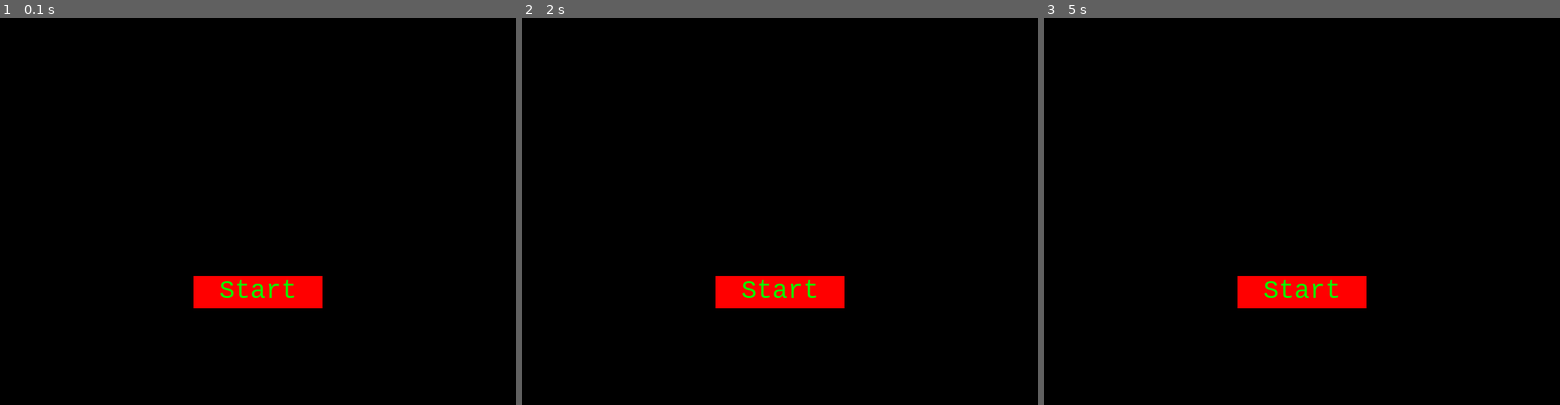
Above: before the commit, frames 1-3 (left to right).
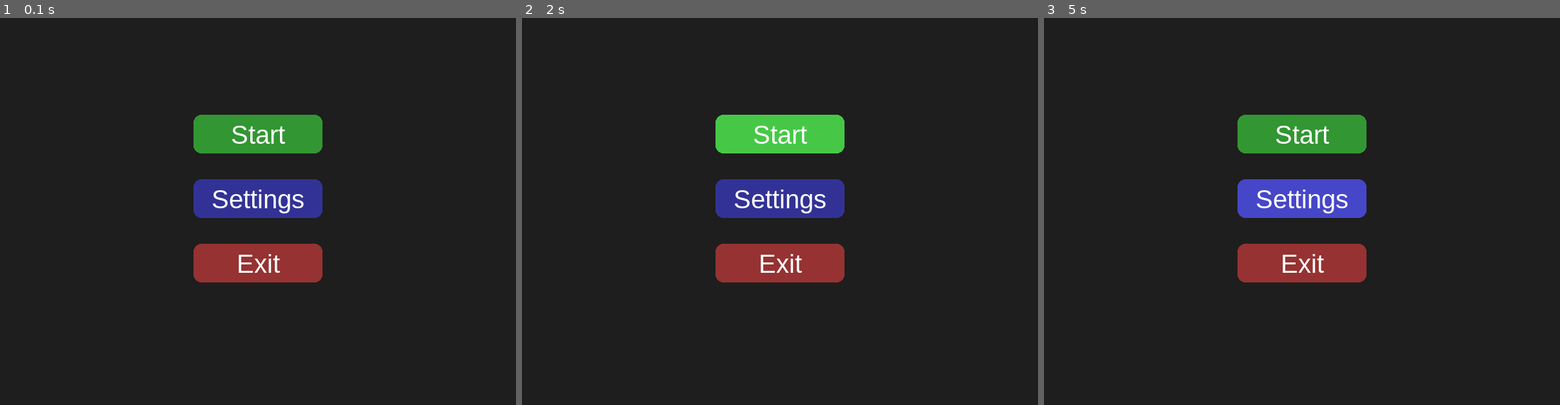
Above: after the commit, the same moments.

Repository: AdletTop1234/py-game
Game: pygame game, started from main.py
The game is run twice, just before and just after one commit, with the same random seed, the same clock (stepped at 60 frames per second) and the same inputs.
Inputs (mouse positions are in pixels of both pictures, inside the frame that each line leads up to):
- Up to frame 1 (0.1 s): no input
- Up to frame 2 (2 s): click (780, 211) at 0.38 s; click (780, 134) at 0.72 s, where only the run after the commit has a clickable "Start"; click (620, 153) at 1.05 s; click (780, 134) at 1.88 s, where only the run after the commit has a clickable "Start"
- Up to frame 3 (5 s): click (1276, 312) at 2.22 s; click (1286, 145) at 2.55 s; click (1229, 130) at 2.88 s; click (1302, 134) at 3.72 s, where only the run after the commit has a clickable "Start"; click (1410, 141) at 4.05 s; click (1322, 196) at 4.88 s

The runs differ from the first frame. In frame 1, 100% of the frame differs, in the area x 0-100%, y 0-100%; in frame 2, 100%; in frame 3, 100%.

Commit message:
feat: create Button and add Start,Settings,Exit buttons in menu

Diff:
--- /dev/null
+++ b/Button.py
@@ -0,0 +1,30 @@
+import pygame
+import sys
+
+class Button:
+    def __init__(self, text, x, y, width, height, color, hover_color, action=None):
+        self.text = text
+        self.rect = pygame.Rect(x, y, width, height)
+        self.color = color
+        self.hover_color = hover_color
+        self.action = action
+        self.font = pygame.font.SysFont('Arial', 40)
+
+    def draw(self,screen):
+        mouse_pos = pygame.mouse.get_pos()
+        current_color = self.hover_color \
+            if (
+            self.rect.collidepoint(mouse_pos)) \
+            else (
+            self.color)
+
+        pygame.draw.rect(screen, current_color, self.rect, border_radius=12)
+
+        text_surf = self.font.render(self.text, True,(255,255,255))
+        text_rect = text_surf.get_rect(center=self.rect.center)
+        screen.blit(text_surf, text_rect)
+
+    def handle_event(self, event):
+        if event.type == pygame.MOUSEBUTTONDOWN and event.button == 1:
+            if self.rect.collidepoint(event.pos) and self.action:
+                self.action()
--- a/main.py
+++ b/main.py
@@ -1,33 +1,43 @@
 import sys
+import pygame
 
-import pygame
-from pygame import Rect
-from pygame.color import THECOLORS
+from Button import Button
 
 pygame.init()
+screen = pygame.display.set_mode((800, 600))
+clock = pygame.time.Clock()
 
-# Settings
-screen_size = (800, 600)
-font = "couriernew"
-font_size = 40
+def start_game():
+    print("Игра началась!")
 
-screen = pygame.display.set_mode(screen_size)
-pygame.display.set_caption("My Awesome Game")
+def open_settings():
+    print("Открываем настройки...")
 
-r = Rect(300, 400, 200, 50)
-pygame.draw.rect(screen, (255, 0, 0), r)
+def exit_game():
+    pygame.quit()
+    sys.exit()
 
-sys_font = pygame.font.SysFont(font, font_size)
-text = sys_font.render(str('Start'), True, THECOLORS['green'])
-screen.blit(text, (340, 400))
+buttons = [
+    Button("Start", 300, 150, 200, 60, (50, 150, 50), (70, 200, 70), start_game),
+    Button("Settings", 300, 250, 200, 60, (50, 50, 150), (70, 70, 200), open_settings),
+    Button("Exit", 300, 350, 200, 60, (150, 50, 50), (200, 70, 70), exit_game)
+]
 
 running = True
 while running:
+    screen.fill((30, 30, 30))
+
     for event in pygame.event.get():
         if event.type == pygame.QUIT:
             pygame.quit()
             sys.exit()
-        if event.type == pygame.MOUSEBUTTONDOWN:
-            if r.collidepoint(event.pos):
-                print("Start button clicked!")
+
+
+        for btn in buttons:
+            btn.handle_event(event)
+
+    for btn in buttons:
+        btn.draw(screen)
+
     pygame.display.flip()
+    clock.tick(60)
